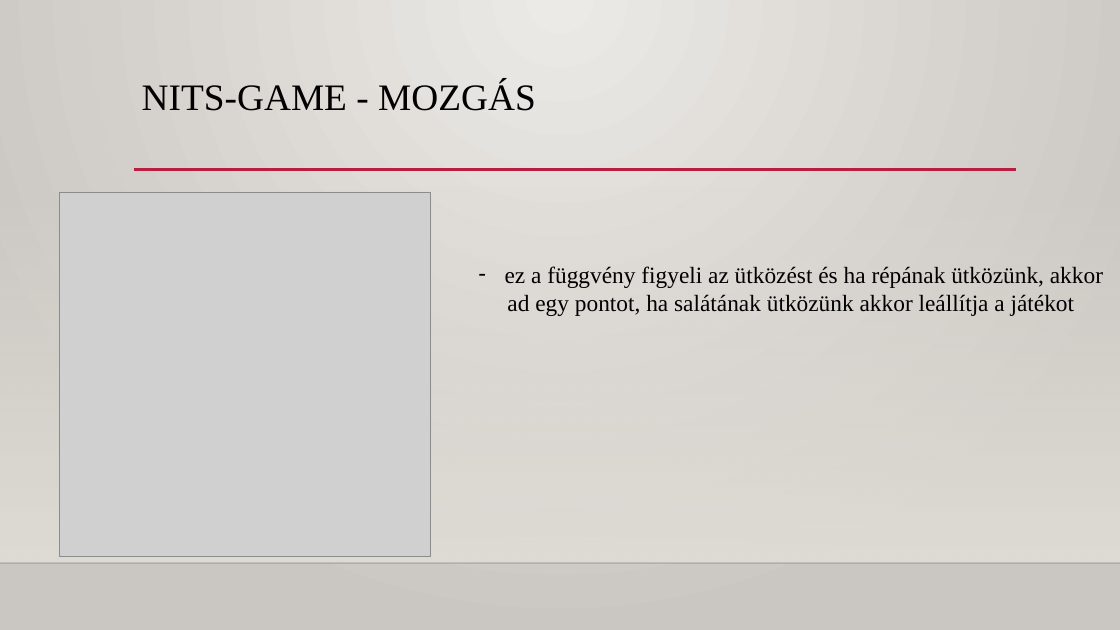
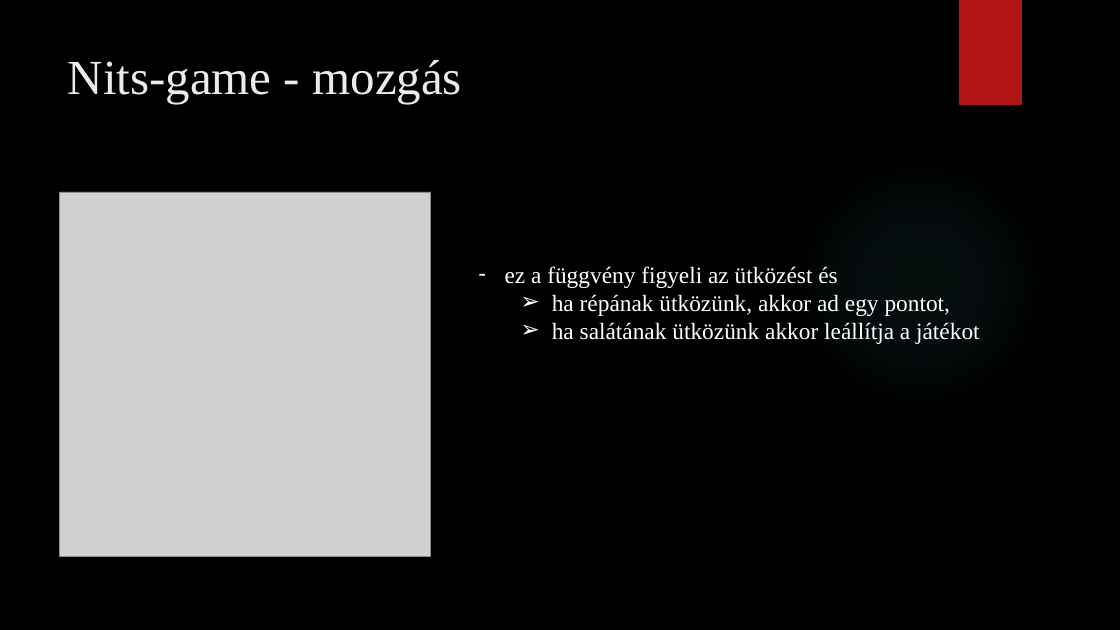
Before and after one commit to magyar-matyas/Jav-t-_projekt, a slide deck: slide 8 of Javító-Projekt.pptx. Drawn at 1120x630 pixels with LibreOffice and Linux fonts; fonts in the diff are those of the drawing; grey boxes stand for pictures; background and template pictures are left out. Boxes give left, top, right and bottom in pixels: in the first picture for what was removed or moved away, otherwise in the second. Text is boxed around its words. In the diff, an @@ line names an element or a change of style, - is before the commit and + after.

```diff
--- a/Javító-Projekt.pptx
+++ b/Javító-Projekt.pptx
@@ background gradient #ECEAE7 to #CAC7C1 to picture (left out) @@
@@ rectangle added at <box>959,0,1022,105</box>, fill #B01513 @@
@@ title at <box>68,60,463,104</box>: text changed; size 32 to 42 pt; text colour #000000 to #EBEBEB @@
-NITS-GAME - MOZGÁS
+Nits-game - mozgás
@@ line removed from (134, 170) to (1017, 170) @@
@@ ellipse added at <box>791,154,1049,413</box>, fill gradient #50B9C1 @@
@@ rectangle removed at <box>0,186,1120,563</box> @@
@@ text at <box>505,266,980,344</box>: text changed; text colour #000000 to #FFFFFF @@
-– ez a függvény figyeli az ütközést és ha répának ütközünk, akkor
-ad egy pontot, ha salátának ütközünk akkor leállítja a játékot
+– ez a függvény figyeli az ütközést és
+  ➢ ha répának ütközünk, akkor ad egy pontot,
+  ➢ ha salátának ütközünk akkor leállítja a játékot
@@ line removed from (0, 563) to (1120, 563) @@
```
Also in this commit, not shown: 9 other slides changed, 1 slide added, 1 slide removed.
